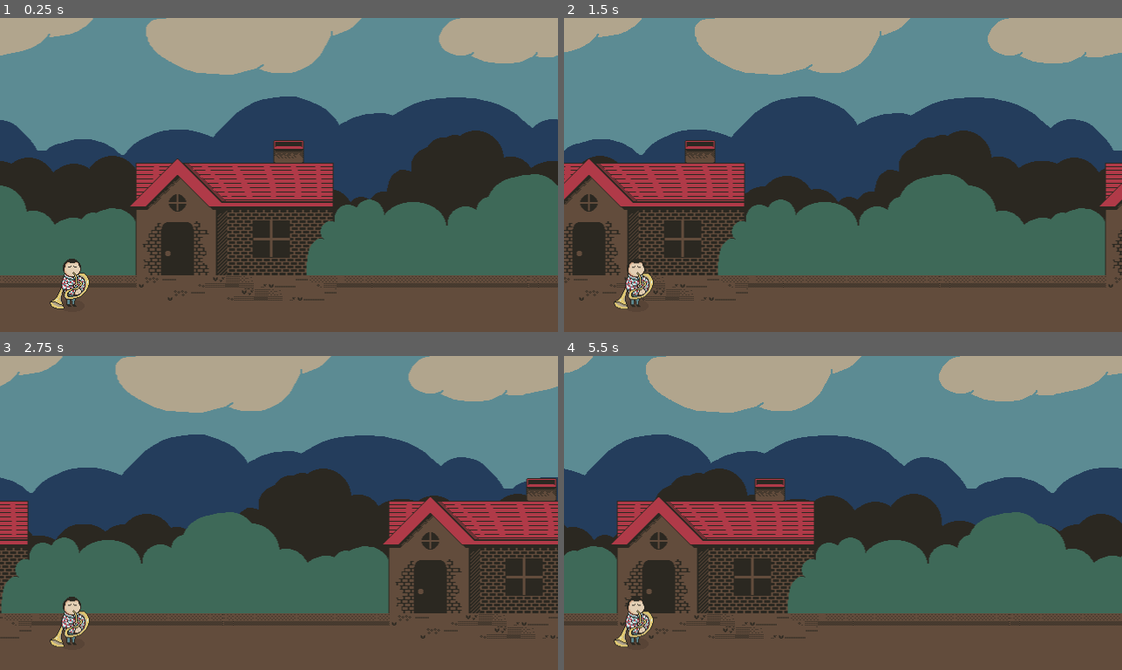
Above: before the commit, frames 1-4 (two rows, left to right).
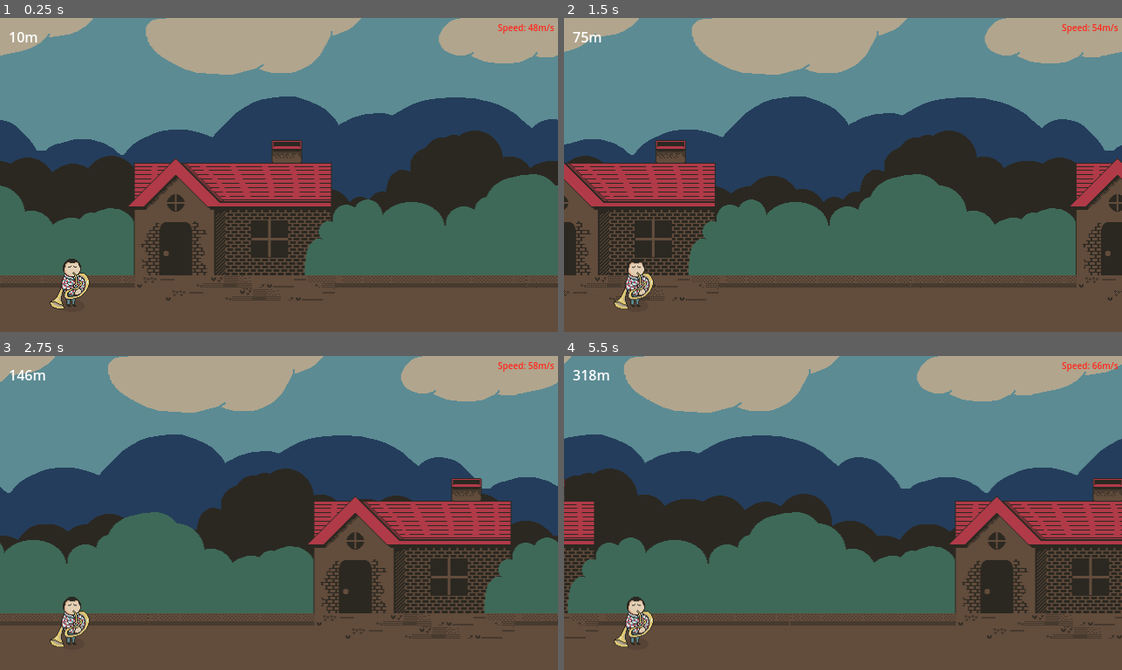
Above: after the commit, the same moments.

Repository: tiagonuneslx/the-sousaphone-guy
Game: Godot game, scene res://game.tscn
Two runs of this game, one before a commit and one after it. Both use one fixed random seed, a clock stepped at 60 frames per second and the inputs below.
Inputs (mouse positions are in pixels of both pictures, inside the frame that each line leads up to):
- Up to frame 1 (0.25 s): no input
- Up to frame 2 (1.5 s): move the mouse to (965, 159) at 0.52 s; click (965, 159) at 0.77 s; move the mouse to (731, 190) at 1.27 s
- Up to frame 3 (2.75 s): click (167, 528) at 1.52 s; move the mouse to (334, 443) at 2.02 s
- Up to frame 4 (5.5 s): move the mouse to (815, 575) at 2.77 s; click (815, 575) at 3.02 s; move the mouse to (1010, 560) at 3.52 s; click (1010, 560) at 3.77 s; move the mouse to (675, 465) at 4.27 s; click (675, 465) at 4.52 s; move the mouse to (870, 513) at 5.02 s

The runs differ from the first frame. In frame 1, 4.2% of the frame differs, in the area x 0-100%, y 1-90%; in frame 2, 14%; in frame 3, 23%; in frame 4, 38%, in the area x 0-100%, y 0-90%.

Commit message:
Incrementing speed based on traveled distance, show traveled distance, show speed in debug

Diff:
--- a/background.gd
+++ b/background.gd
@@ -1,7 +1,7 @@
 extends ParallaxBackground
 
 
-var scroll_speed := 140.0
+var scroll_speed: float
 
 
 func _ready() -> void:
--- a/game.gd
+++ b/game.gd
@@ -1,4 +1,8 @@
 extends Node2D
+
+var distance_px := 0
+var base_scroll_speed := 140.0
+var scroll_speed: float
 
 
 func _ready() -> void:
@@ -6,7 +10,12 @@
 
 
 func _process(delta: float) -> void:
-	pass
+	distance_px = abs($Background.scroll_offset.x)
+	scroll_speed = base_scroll_speed + pow(5*distance_px, .5)
+	$Background.scroll_speed = scroll_speed
+	var distance_meters = distance_px * 5.0/16.0
+	$GUI/Distance.text = str(int(round(distance_meters))) + "m"
+	$GUI/Speed.text = "Speed: " + str(snapped(scroll_speed * 5.0/16.0, 2)) + "m/s"
 
 
 # --- PRIVATE FUNCTIONS ---
--- a/game.tscn
+++ b/game.tscn
@@ -27,3 +27,22 @@
 [node name="AudioStreamPlayer" type="AudioStreamPlayer" parent="."]
 stream = ExtResource("5_7jktm")
 autoplay = true
+
+[node name="GUI" type="CanvasLayer" parent="."]
+
+[node name="Distance" type="Label" parent="GUI"]
+offset_left = 10.0
+offset_top = 10.0
+offset_right = 50.0
+offset_bottom = 33.0
+text = "0m"
+
+[node name="Speed" type="Label" parent="GUI"]
+offset_left = 515.0
+offset_top = 4.0
+offset_right = 636.0
+offset_bottom = 27.0
+theme_override_colors/font_color = Color(1, 0.151344, 0.108333, 1)
+theme_override_font_sizes/font_size = 10
+text = "Speed: 140 px/s"
+horizontal_alignment = 2
--- a/project.godot
+++ b/project.godot
@@ -32,7 +32,7 @@
 [input]
 
 jump={
-"deadzone": 0.5,
+"deadzone": 1.0,
 "events": [Object(InputEventMouseButton,"resource_local_to_scene":false,"resource_name":"","device":-1,"window_id":0,"a …(258 unchanged characters)…
 , Object(InputEventJoypadButton,"resource_local_to_scene":false,"resource_name":"","device":-1,"button_index":0,"pressure":0.0,"pressed":false,"script":null)
 ]
@@ -46,7 +46,6 @@
 
 [physics]
 
-2d/run_on_separate_thread=true
 common/physics_ticks_per_second=120
 
 [rendering]
--- /dev/null
+++ b/theme.tres
@@ -0,0 +1,3 @@
+[gd_resource type="Theme" format=3 uid="uid://b62iawiqblghe"]
+
+[resource]
